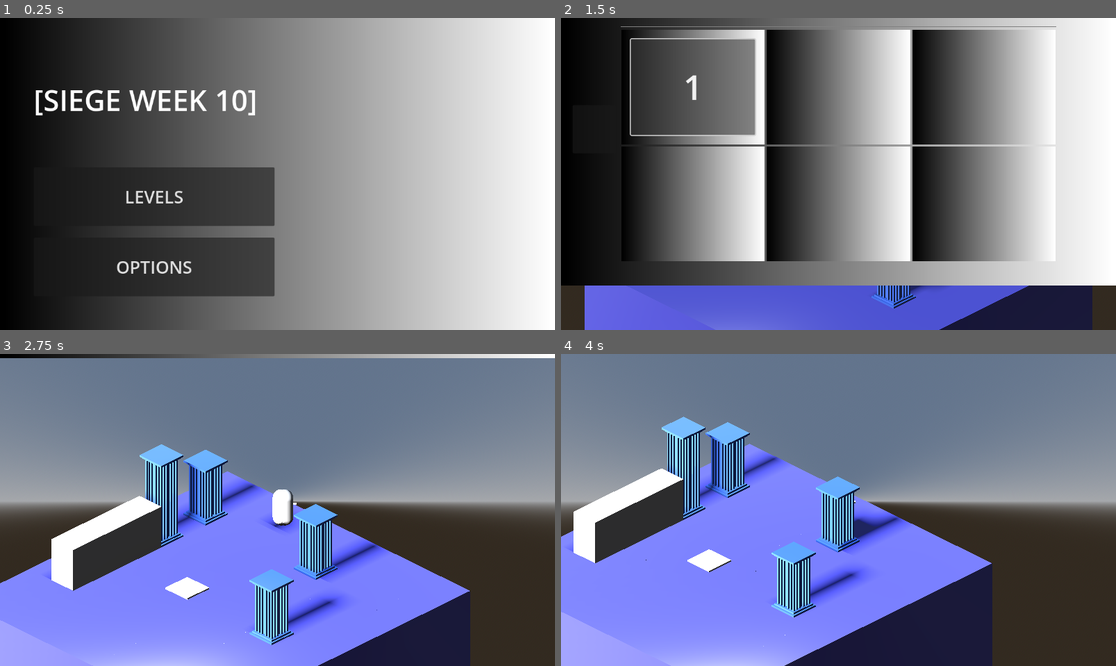
Above: before the commit, frames 1-4 (two rows, left to right).
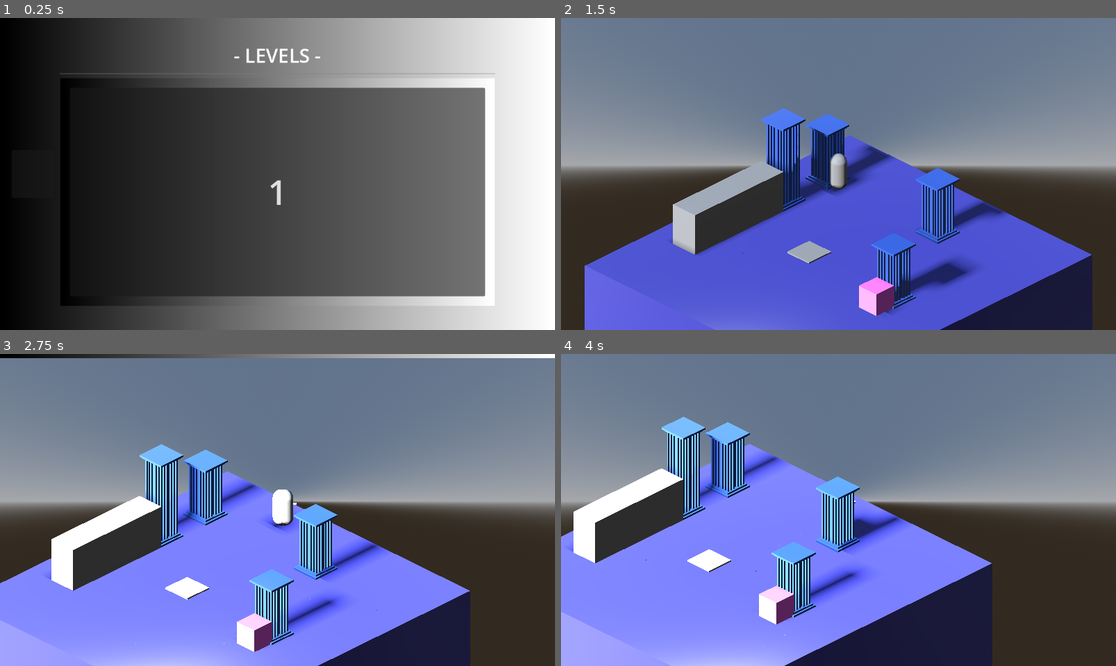
Above: after the commit, the same moments.

Repository: appellatebaton0/siege-10
Game: Godot game, scene res://scenes/main.tscn
The game is run twice, just before and just after one commit, with the same random seed, the same clock (stepped at 60 frames per second) and the same inputs.
Inputs (mouse positions are in pixels of both pictures, inside the frame that each line leads up to):
- Up to frame 1 (0.25 s): no input
- Up to frame 2 (1.5 s): click (716, 195) at 0.5 s, where only the run before the commit has a clickable "LEVELS"; click (694, 130) at 1.25 s, where only the run before the commit has a clickable "1"
- Up to frame 3 (2.75 s): tap Enter at 2 s; hold D (Right) from 2.03 s (still down)
- Up to frame 4 (4 s): release D (Right) at 2.78 s; hold S (Down) 2.78-3.53 s; hold D (Right) from 3.53 s (still down)

The runs differ from the first frame. In frame 1, 38% of the frame differs, in the area x 6-90%, y 9-93%; in frame 2, 83%, in the area x 0-100%, y 0-100%; in frame 3, 0.7%; in frame 4, 0.7%.

Commit message:
v0.13 - Level Button Loading
Made the levels pane automatically create all the level buttons it needs.

Diff:
--- /dev/null
+++ b/scenes/level_button.tscn
@@ -0,0 +1,35 @@
+[gd_scene load_steps=5 format=3 uid="uid://bg5mc4ju1scu6"]
+
+[ext_resource type="Script" uid="uid://b2w7ei2uo8osk" path="res://scripts/level_button.gd" id="1_o8246"]
+[ext_resource type="Script" uid="uid://c6mtkpju5wrlc" path="res://scripts/animation_button.gd" id="2_hrusj"]
+
+[sub_resource type="Gradient" id="Gradient_85g3d"]
+
+[sub_resource type="GradientTexture2D" id="GradientTexture2D_choun"]
+gradient = SubResource("Gradient_85g3d")
+
+[node name="LevelButton" type="TextureRect"]
+size_flags_horizontal = 3
+size_flags_vertical = 3
+texture = SubResource("GradientTexture2D_choun")
+script = ExtResource("1_o8246")
+
+[node name="MarginContainer" type="MarginContainer" parent="."]
+layout_mode = 1
+anchors_preset = 15
+anchor_right = 1.0
+anchor_bottom = 1.0
+grow_horizontal = 2
+grow_vertical = 2
+theme_override_constants/margin_left = 20
+theme_override_constants/margin_top = 20
+theme_override_constants/margin_right = 20
+theme_override_constants/margin_bottom = 20
+
+[node name="Button" type="Button" parent="MarginContainer"]
+layout_mode = 2
+size_flags_vertical = 3
+theme_override_font_sizes/font_size = 70
+text = "0"
+script = ExtResource("2_hrusj")
+animation_name = "levels_to_game"
--- a/scenes/levels/level.tscn
+++ b/scenes/levels/level1.tscn
@@ -6,6 +6,7 @@
 [ext_resource type="PackedScene" uid="uid://btr2jdlhfi8uk" path="res://scenes/actors/pressure_plate.tscn" id="4_rmjfq"]
 [ext_resource type="Script" uid="uid://bcur1r1rn5dfb" path="res://scripts/conditions/not.gd" id="5_7pb6i"]
 [ext_resource type="Script" uid="uid://7b3fx46xyn03" path="res://scripts/conditions/actor.gd" id="6_xfk5q"]
+[ext_resource type="PackedScene" uid="uid://notyk53qj2in" path="res://scenes/reactors/goal.tscn" id="7_8a7m2"]
 [ext_resource type="PackedScene" uid="uid://ec2ymhm77gj4" path="res://scenes/reactors/wall.tscn" id="7_qogh7"]
 
 [sub_resource type="ProceduralSkyMaterial" id="ProceduralSkyMaterial_sugp2"]
@@ -55,6 +56,9 @@
 actor = NodePath("../../PressurePlate")
 metadata/_custom_type_script = "uid://7b3fx46xyn03"
 
+[node name="Goal" parent="NOT/ACTOR" instance=ExtResource("7_8a7m2")]
+transform = Transform3D(1, 0, 0, 0, 1, 0, 0, 0, 1, 9.061655, 2.8, 4.624997)
+
 [node name="Wall" parent="NOT" instance=ExtResource("7_qogh7")]
 transform = Transform3D(1, 0, 0, 0, 1, 0, 0, 0, 1, -5, 3.5, 1)
 
--- a/scenes/main.tscn
+++ b/scenes/main.tscn
@@ -1,8 +1,8 @@
-[gd_scene load_steps=17 format=3 uid="uid://h2yvqc0lxihk"]
+[gd_scene load_steps=16 format=3 uid="uid://h2yvqc0lxihk"]
 
 [ext_resource type="Script" uid="uid://bsw3k0jy1cfmo" path="res://scripts/main.gd" id="1_choun"]
+[ext_resource type="Script" uid="uid://cam6ar2x0kgwk" path="res://scripts/level_container.gd" id="3_jyhfs"]
 [ext_resource type="Script" uid="uid://c6mtkpju5wrlc" path="res://scripts/animation_button.gd" id="8_tipki"]
-[ext_resource type="Script" uid="uid://b2w7ei2uo8osk" path="res://scripts/level_button.gd" id="9_85g3d"]
 
 [sub_resource type="Gradient" id="Gradient_o6xl0"]
 
@@ -13,11 +13,6 @@
 
 [sub_resource type="GradientTexture2D" id="GradientTexture2D_85g3d"]
 gradient = SubResource("Gradient_tipki")
-
-[sub_resource type="Gradient" id="Gradient_85g3d"]
-
-[sub_resource type="GradientTexture2D" id="GradientTexture2D_choun"]
-gradient = SubResource("Gradient_85g3d")
 
 [sub_resource type="Animation" id="Animation_tipki"]
 resource_name = "start_to_levels"
@@ -246,9 +241,38 @@
 "values": [Vector2(0, 0), Vector2(0, -648)]
 }
 
+[sub_resource type="Animation" id="Animation_jyhfs"]
+resource_name = "game_to_levels"
+length = 0.7
+tracks/0/type = "value"
+tracks/0/imported = false
+tracks/0/enabled = true
+tracks/0/path = NodePath("Level:position")
+tracks/0/interp = 2
+tracks/0/loop_wrap = true
+tracks/0/keys = {
+"times": PackedFloat32Array(0, 0.7),
+"transitions": PackedFloat32Array(1, 1),
+"update": 0,
+"values": [Vector2(0, -648), Vector2(0, 0)]
+}
+tracks/1/type = "value"
+tracks/1/imported = false
+tracks/1/enabled = true
+tracks/1/path = NodePath("InputBlocker:visible")
+tracks/1/interp = 1
+tracks/1/loop_wrap = true
+tracks/1/keys = {
+"times": PackedFloat32Array(0, 0.7),
+"transitions": PackedFloat32Array(1, 1),
+"update": 1,
+"values": [true, false]
+}
+
 [sub_resource type="AnimationLibrary" id="AnimationLibrary_85g3d"]
 _data = {
 &"RESET": SubResource("Animation_85g3d"),
+&"game_to_levels": SubResource("Animation_jyhfs"),
 &"levels_to_game": SubResource("Animation_sugp2"),
 &"levels_to_start": SubResource("Animation_choun"),
 &"options_to_start": SubResource("Animation_eb6dy"),
@@ -274,6 +298,8 @@
 anchors_preset = 15
 anchor_right = 1.0
 anchor_bottom = 1.0
+offset_left = -1152.0
+offset_right = -1152.0
 grow_horizontal = 2
 grow_vertical = 2
 texture = SubResource("GradientTexture2D_tipki")
@@ -334,8 +360,6 @@
 anchors_preset = 15
 anchor_right = 1.0
 anchor_bottom = 1.0
-offset_left = 1152.0
-offset_right = 1152.0
 grow_horizontal = 2
 grow_vertical = 2
 texture = SubResource("GradientTexture2D_85g3d")
@@ -354,6 +378,7 @@
 
 [node name="VBoxContainer" type="VBoxContainer" parent="CanvasLayer/UI/Level/MarginContainer"]
 layout_mode = 2
+theme_override_constants/separation = 8
 
 [node name="Label" type="Label" parent="CanvasLayer/UI/Level/MarginContainer/VBoxContainer"]
 layout_mode = 2
@@ -367,64 +392,10 @@
 [node name="GridContainer" type="GridContainer" parent="CanvasLayer/UI/Level/MarginContainer/VBoxContainer"]
 layout_mode = 2
 size_flags_vertical = 3
+theme_override_constants/h_separation = 12
+theme_override_constants/v_separation = 12
 columns = 3
-
-[node name="LevelButton" type="TextureRect" parent="CanvasLayer/UI/Level/MarginContainer/VBoxContainer/GridContainer"]
-layout_mode = 2
-size_flags_horizontal = 3
-size_flags_vertical = 3
-texture = SubResource("GradientTexture2D_choun")
-script = ExtResource("9_85g3d")
-
-[node name="MarginContainer" type="MarginContainer" parent="CanvasLayer/UI/Level/MarginContainer/VBoxContainer/GridContainer/LevelButton"]
-layout_mode = 1
-anchors_preset = 15
-anchor_right = 1.0
-anchor_bottom = 1.0
-grow_horizontal = 2
-grow_vertical = 2
-theme_override_constants/margin_left = 20
-theme_override_constants/margin_top = 20
-theme_override_constants/margin_right = 20
-theme_override_constants/margin_bottom = 20
-
-[node name="Button" type="Button" parent="CanvasLayer/UI/Level/MarginContainer/VBoxContainer/GridContainer/LevelButton/MarginContainer"]
-layout_mode = 2
-size_flags_vertical = 3
-theme_override_font_sizes/font_size = 70
-text = "0"
-script = ExtResource("8_tipki")
-animation_name = "levels_to_game"
-
-[node name="TextureRect2" type="TextureRect" parent="CanvasLayer/UI/Level/MarginContainer/VBoxContainer/GridContainer"]
-layout_mode = 2
-size_flags_horizontal = 3
-size_flags_vertical = 3
-texture = SubResource("GradientTexture2D_choun")
-
-[node name="TextureRect3" type="TextureRect" parent="CanvasLayer/UI/Level/MarginContainer/VBoxContainer/GridContainer"]
-layout_mode = 2
-size_flags_horizontal = 3
-size_flags_vertical = 3
-texture = SubResource("GradientTexture2D_choun")
-
-[node name="TextureRect4" type="TextureRect" parent="CanvasLayer/UI/Level/MarginContainer/VBoxContainer/GridContainer"]
-layout_mode = 2
-size_flags_horizontal = 3
-size_flags_vertical = 3
-texture = SubResource("GradientTexture2D_choun")
-
-[node name="TextureRect5" type="TextureRect" parent="CanvasLayer/UI/Level/MarginContainer/VBoxContainer/GridContainer"]
-layout_mode = 2
-size_flags_horizontal = 3
-size_flags_vertical = 3
-texture = SubResource("GradientTexture2D_choun")
-
-[node name="TextureRect6" type="TextureRect" parent="CanvasLayer/UI/Level/MarginContainer/VBoxContainer/GridContainer"]
-layout_mode = 2
-size_flags_horizontal = 3
-size_flags_vertical = 3
-texture = SubResource("GradientTexture2D_choun")
+script = ExtResource("3_jyhfs")
 
 [node name="Button" type="Button" parent="CanvasLayer/UI/Level"]
 custom_minimum_size = Vector2(90, 100)
--- /dev/null
+++ b/scenes/reactors/goal.tscn
@@ -0,0 +1,118 @@
+[gd_scene load_steps=9 format=3 uid="uid://notyk53qj2in"]
+
+[ext_resource type="Script" uid="uid://b4738pauna5wp" path="res://scripts/reactors/goal.gd" id="1_urwac"]
+
+[sub_resource type="BoxShape3D" id="BoxShape3D_7c8jl"]
+size = Vector3(2, 2, 2)
+
+[sub_resource type="StandardMaterial3D" id="StandardMaterial3D_ro5s5"]
+albedo_color = Color(1, 0.44313726, 1, 1)
+
+[sub_resource type="BoxMesh" id="BoxMesh_5gs07"]
+material = SubResource("StandardMaterial3D_ro5s5")
+size = Vector3(1.6, 1.6, 1.6)
+
+[sub_resource type="Animation" id="Animation_pp11c"]
+resource_name = "off"
+length = 0.6
+tracks/0/type = "value"
+tracks/0/imported = false
+tracks/0/enabled = true
+tracks/0/path = NodePath("CollisionShape3D:disabled")
+tracks/0/interp = 1
+tracks/0/loop_wrap = true
+tracks/0/keys = {
+"times": PackedFloat32Array(0),
+"transitions": PackedFloat32Array(1),
+"update": 1,
+"values": [true]
+}
+tracks/1/type = "value"
+tracks/1/imported = false
+tracks/1/enabled = true
+tracks/1/path = NodePath("MeshInstance3D:scale")
+tracks/1/interp = 1
+tracks/1/loop_wrap = true
+tracks/1/keys = {
+"times": PackedFloat32Array(0, 0.6),
+"transitions": PackedFloat32Array(1, 1),
+"update": 0,
+"values": [Vector3(1, 1, 1), Vector3(0, 0, 0)]
+}
+
+[sub_resource type="Animation" id="Animation_jhm7i"]
+resource_name = "on"
+length = 0.6
+tracks/0/type = "value"
+tracks/0/imported = false
+tracks/0/enabled = true
+tracks/0/path = NodePath("MeshInstance3D:scale")
+tracks/0/interp = 1
+tracks/0/loop_wrap = true
+tracks/0/keys = {
+"times": PackedFloat32Array(0, 0.6),
+"transitions": PackedFloat32Array(1, 1),
+"update": 0,
+"values": [Vector3(0, 0, 0), Vector3(1, 1, 1)]
+}
+tracks/1/type = "value"
+tracks/1/imported = false
+tracks/1/enabled = true
+tracks/1/path = NodePath("CollisionShape3D:disabled")
+tracks/1/interp = 1
+tracks/1/loop_wrap = true
+tracks/1/keys = {
+"times": PackedFloat32Array(0),
+"transitions": PackedFloat32Array(1),
+"update": 1,
+"values": [false]
+}
+
+[sub_resource type="Animation" id="Animation_s82q5"]
+length = 0.001
+tracks/0/type = "value"
+tracks/0/imported = false
+tracks/0/enabled = true
+tracks/0/path = NodePath("CollisionShape3D:disabled")
+tracks/0/interp = 1
+tracks/0/loop_wrap = true
+tracks/0/keys = {
+"times": PackedFloat32Array(0),
+"transitions": PackedFloat32Array(1),
+"update": 1,
+"values": [true]
+}
+tracks/1/type = "value"
+tracks/1/imported = false
+tracks/1/enabled = true
+tracks/1/path = NodePath("MeshInstance3D:scale")
+tracks/1/interp = 1
+tracks/1/loop_wrap = true
+tracks/1/keys = {
+"times": PackedFloat32Array(0),
+"transitions": PackedFloat32Array(1),
+"update": 0,
+"values": [Vector3(1, 1, 1)]
+}
+
+[sub_resource type="AnimationLibrary" id="AnimationLibrary_1dis3"]
+_data = {
+&"RESET": SubResource("Animation_s82q5"),
+&"off": SubResource("Animation_pp11c"),
+&"on": SubResource("Animation_jhm7i")
+}
+
+[node name="Goal" type="Area3D"]
+script = ExtResource("1_urwac")
+
+[node name="CollisionShape3D" type="CollisionShape3D" parent="."]
+shape = SubResource("BoxShape3D_7c8jl")
+disabled = true
+
+[node name="MeshInstance3D" type="MeshInstance3D" parent="."]
+mesh = SubResource("BoxMesh_5gs07")
+
+[node name="AnimationPlayer" type="AnimationPlayer" parent="."]
+libraries = {
+&"": SubResource("AnimationLibrary_1dis3")
+}
--- /dev/null
+++ b/scripts/level_container.gd
@@ -0,0 +1,13 @@
+class_name LevelContainer extends GridContainer
+
+var button_scene := load("res://scenes/level_button.tscn")
+
+func _ready() -> void:
+	for i in len(Global.level_scenes):
+		var new:LevelButton = button_scene.instantiate()
+
+		new.level_index = i
+
+		add_child(new)
+
+	columns = ceil(sqrt(len(Global.level_scenes)))
--- a/scripts/reactors/reactors.gd
+++ b/scripts/reactors/reactors.gd
@@ -2,6 +2,7 @@
 # Has built-ins for when a provided condition changes states.
 
 @export var condition:Condition
+var current_value:bool
 
 func _ready() -> void:
 	if condition == null: for child in get_children(): if child is Condition:
@@ -25,6 +26,8 @@
 	_active(delta)
 
 func _on_switch(to:bool):
+	current_value = to
+
 	if to: _on_true()
 	else: _on_false()
 
--- a/scripts/reactors/wall.gd
+++ b/scripts/reactors/wall.gd
@@ -2,17 +2,15 @@
 
 @onready var anim := $AnimationPlayer
 var value_buffer:bool
-var last_value := false
 
 func _once_ready() -> void:
-	value_buffer = not last_value
+	value_buffer = not current_value
 
-func _on_switch(to:bool): last_value = to
 
 func _active(_delta:float) -> void:
 
-	if value_buffer != last_value and not anim.is_playing():
-		anim.play("on" if last_value else "off")
-		value_buffer = last_value
+	if value_buffer != current_value and not anim.is_playing():
+		anim.play("on" if current_value else "off")
+		value_buffer = current_value
 
 	pass
Not shown: 1 places in scenes/levels/level1.tscn that only renumber resources
Not shown, added: scripts/level_container.gd.uid
